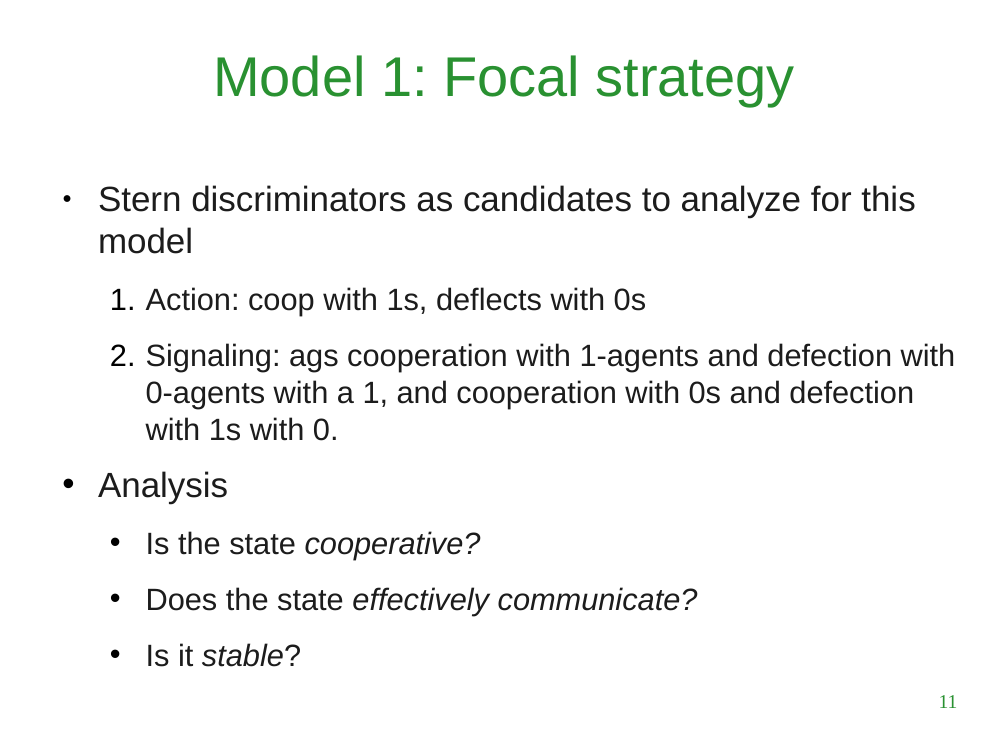
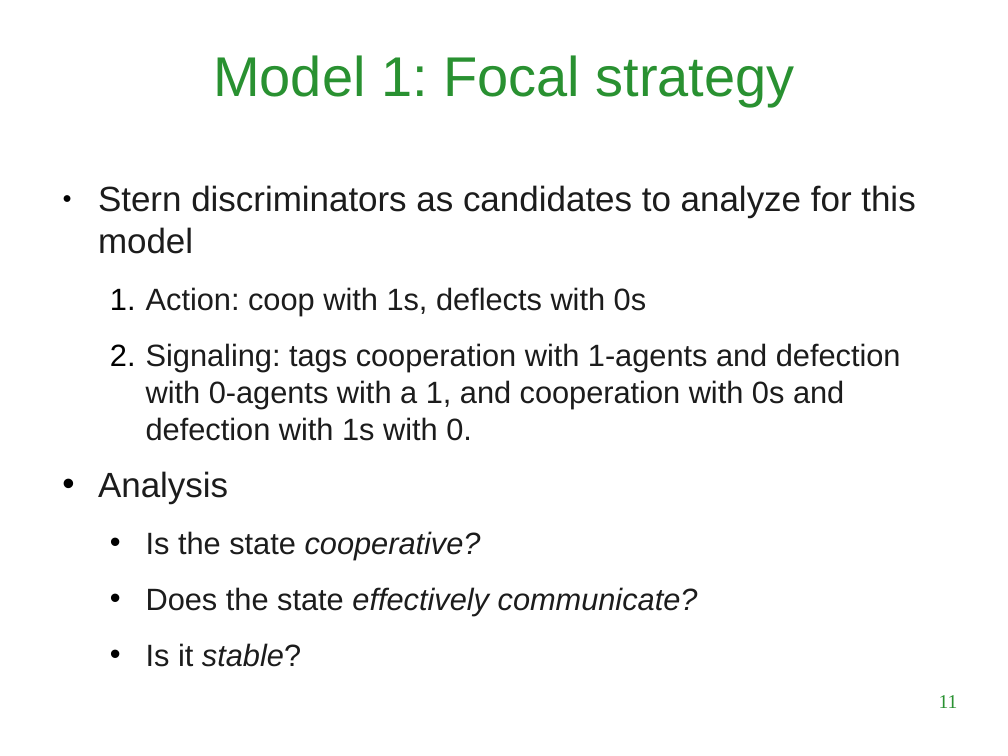
Before and after one commit to LuigiBrosNin/UNI, a slide deck: slide 11 of Master first year/Complex systems and network science/Tit_for_tatting_presentation.odp. Drawn at 1008x756 pixels with LibreOffice and Linux fonts; fonts in the diff are those of the drawing; background and template pictures are left out. Boxes give left, top, right and bottom in pixels: in the first picture for what was removed or moved away, otherwise in the second. Text is boxed around its words. In the diff, an @@ line names an element or a change of style, - is before the commit and + after.

```diff
--- a/Master first year/Complex systems and network science/Tit_for_tatting_presentation.odp
+++ b/Master first year/Complex systems and network science/Tit_for_tatting_presentation.odp
@@ text at box(146, 343, 901, 441): text changed @@
-  2. Signaling: ags cooperation with 1-agents and defection with 0-agents with a 1, and cooperation with 0s and defection with 1s with 0.
+  2. Signaling: tags cooperation with 1-agents and defection with 0-agents with a 1, and cooperation with 0s and defection with 1s with 0.
```
Also in this commit, not shown: 4 other slides changed, 3 slides added, 1 other file.
